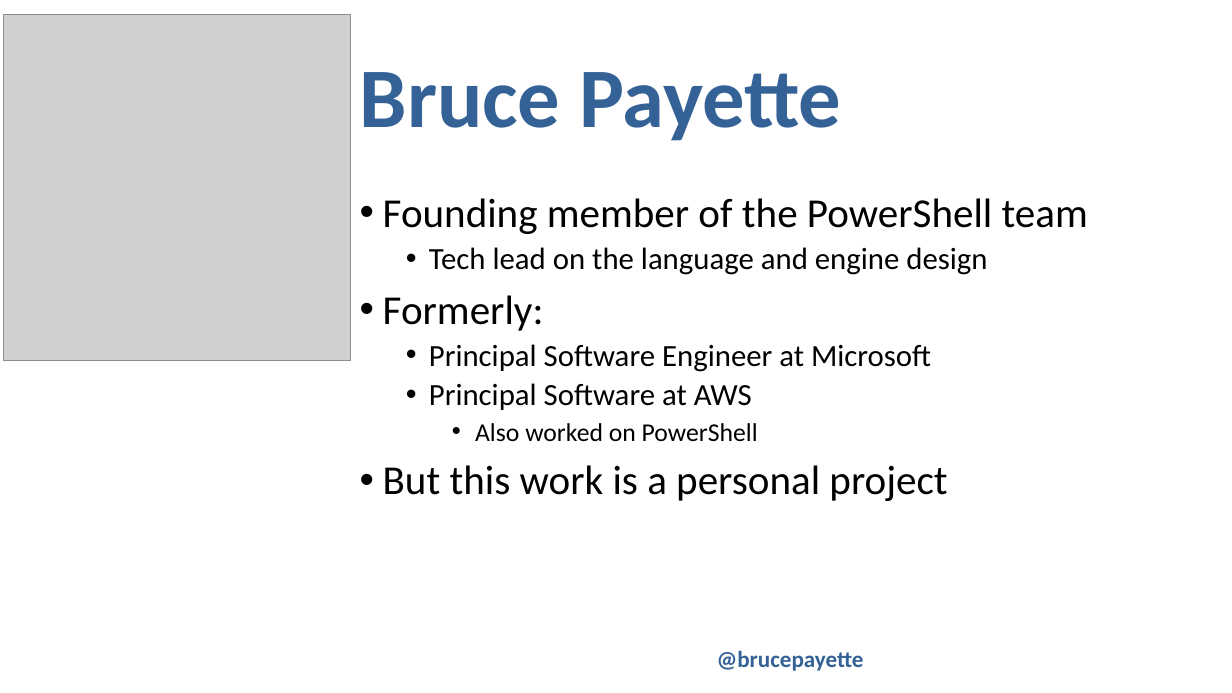
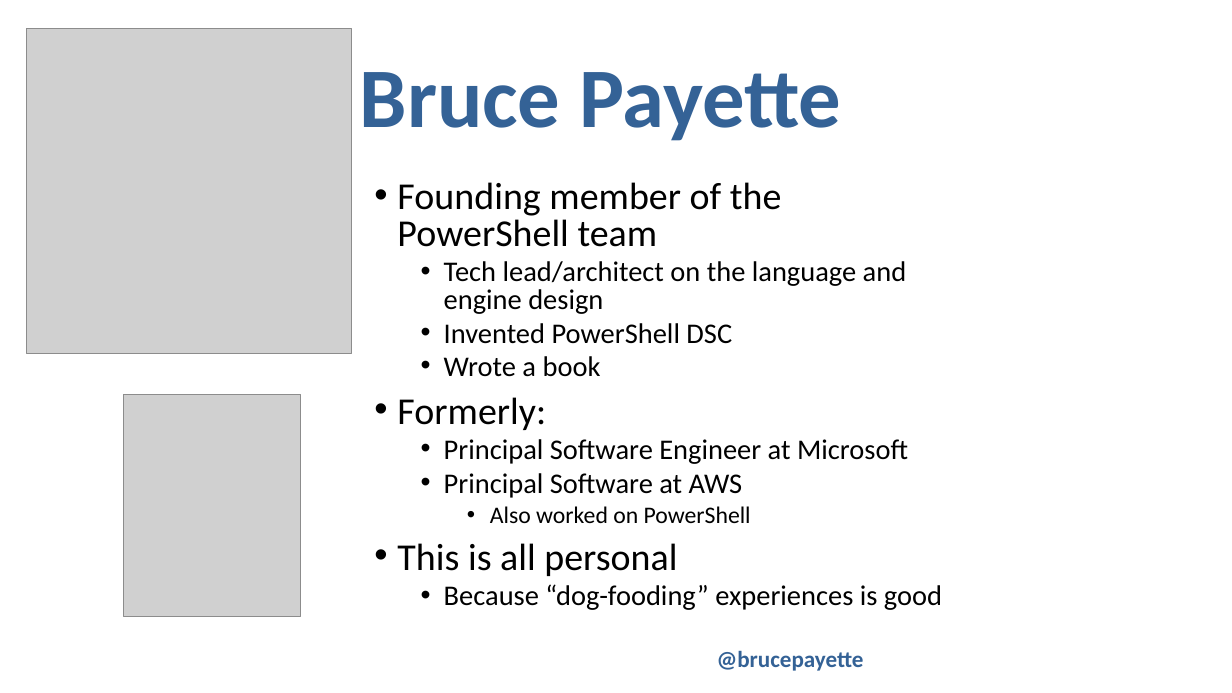
Before and after one commit to BrucePay/TinyLang, a slide deck: slide 3 of PSCONFEU23_payette_tiny.pptx. Drawn at 1232x693 pixels with LibreOffice and Linux fonts; fonts in the diff are those of the drawing; grey boxes stand for pictures; background and template pictures are left out. Boxes give left, top, right and bottom in pixels: in the first picture for what was removed or moved away, otherwise in the second. Text is boxed around its words. In the diff, an @@ line names an element or a change of style, - is before the commit and + after.

```diff
--- a/PSCONFEU23_payette_tiny.pptx
+++ b/PSCONFEU23_payette_tiny.pptx
@@ picture: place and size @@
-picture at bbox=[4, 14, 350, 360]
+picture at bbox=[27, 29, 352, 354]
@@ text "Founding member of the PowerShell ...": place and size @@
-text "Founding member of the PowerShell ..." at bbox=[383, 198, 1088, 501]
+text "Founding member of the PowerShell ..." at bbox=[397, 182, 942, 610]
@@ text at bbox=[397, 182, 908, 523]: size 32 to 29.6 pt in "Founding member of the PowerShell team", "Formerly:"; size 24 to 22.2 pt in "Principal Software Engineer at Microsoft", "Principal Software at AWS"; size 20 to 18.5 pt in "Also worked on PowerShell"; line spacing 0.9 to 0.8 @@
@@ text at bbox=[444, 261, 907, 377]: text changed; size 24 to 22.2 pt @@
-  • Tech lead on the language and engine design
+  • Tech lead/architect on the language and engine design
+  • Invented PowerShell DSC
+  • Wrote a book
@@ picture added at bbox=[124, 395, 301, 616] @@
@@ text at bbox=[397, 543, 942, 610]: text changed; size 32 to 22.2 pt @@
-• But this work is a personal project
+• This is all personal
+  • Because “dog-fooding” experiences is good
```
Also in this commit, not shown: 4 other slides changed, 1 slide added, 2 other files.
